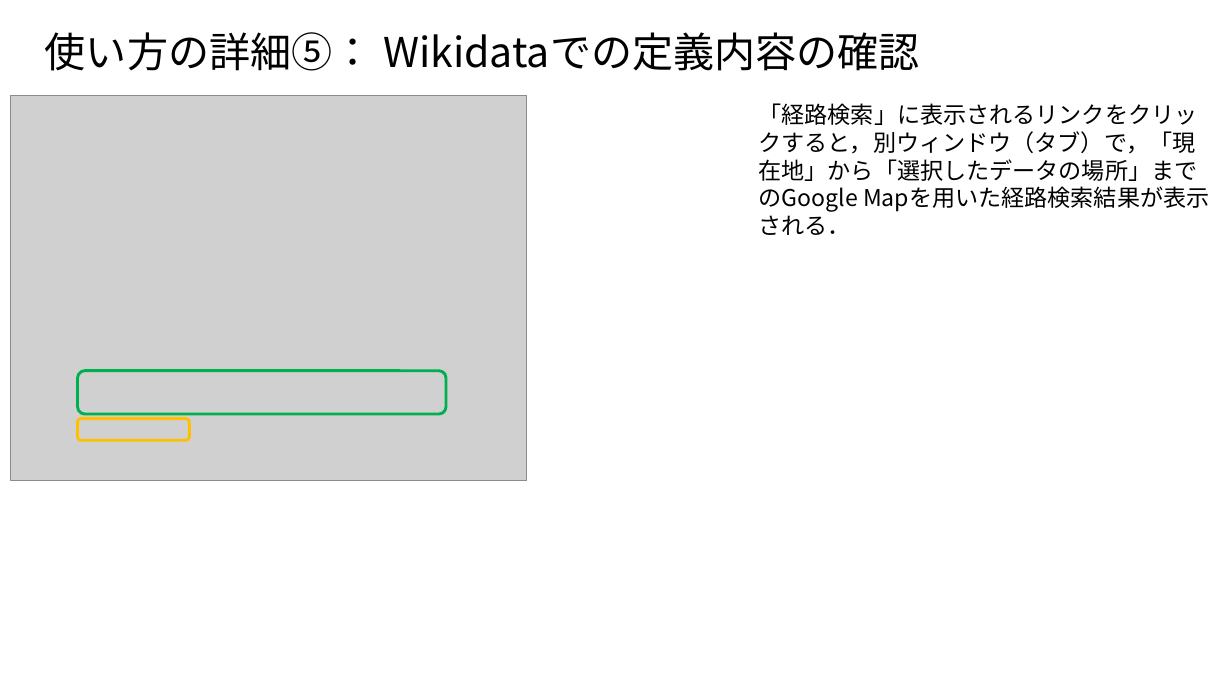
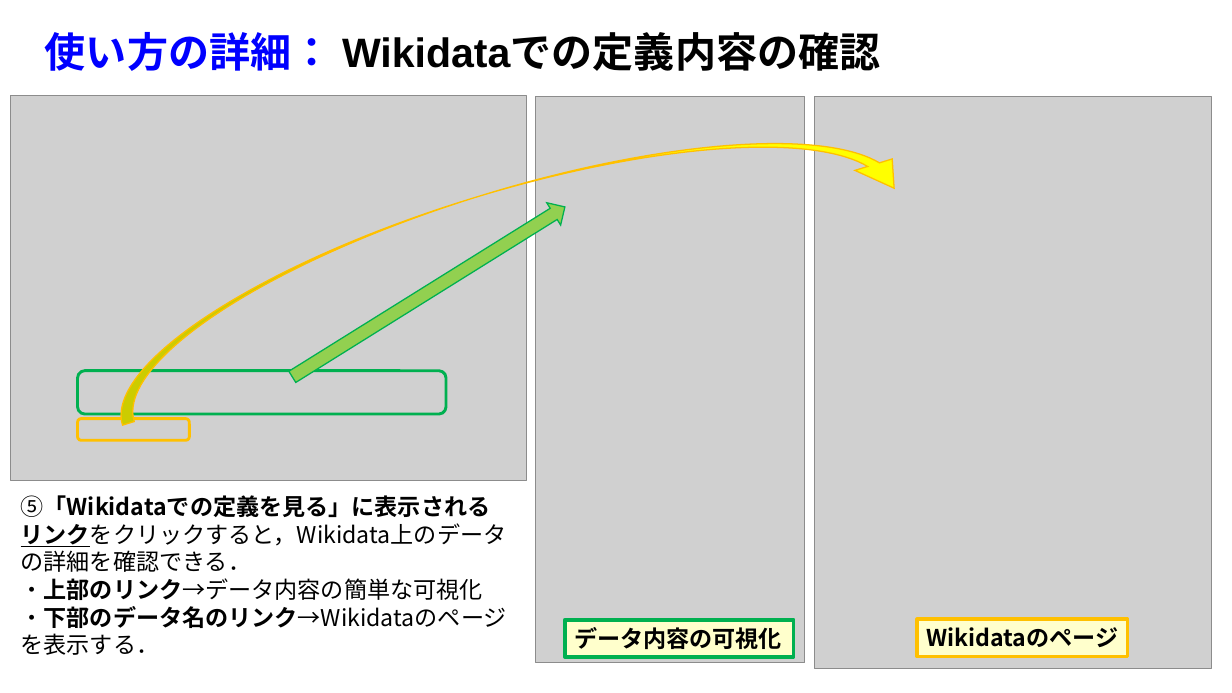
Before and after one commit to oecu-kozaki-lab/WikidataMapVIS, a slide deck: slide 6 of doc/WikidataMapVIS説明図.pptx (slide 7 before the commit). Drawn at 1232x693 pixels with LibreOffice and Linux fonts; fonts in the diff are those of the drawing; grey boxes stand for pictures. Boxes give left, top, right and bottom in pixels: in the first picture for what was removed or moved away, otherwise in the second. Text is boxed around its words. In the diff, an @@ line names an element or a change of style, - is before the commit and + after.

Commit message:
使い方の資料追加

```diff
--- a/doc/WikidataMapVIS説明図.pptx
+++ b/doc/WikidataMapVIS説明図.pptx
@@ title at bbox=[45, 32, 880, 71]: text changed; font Noto Sans CJK JP to Arial; bold on @@
-使い方の詳細⑤： Wikidataでの定義内容の確認
+使い方の詳細： Wikidataでの定義内容の確認
@@ curved down arrow added at bbox=[89, 73, 914, 426], fill #FFFF00, outline #FFC000 1 pt @@
@@ picture added at bbox=[536, 96, 806, 663] @@
@@ picture added at bbox=[814, 96, 1211, 668] @@
@@ right arrow added at bbox=[285, 196, 572, 388], fill #92D050, outline #00B050 1 pt @@
@@ text at bbox=[21, 495, 507, 655]: text changed @@
-「経路検索」に表示されるリンクをクリックすると，別ウィンドウ（タブ）で，「現在地」から「選択したデータの場所」までのGoogle Mapを用いた経路検索結果が表示される．
+⑤「Wikidataでの定義を見る」に表示される
+リンクをクリックすると，Wikidata上のデータの詳細を確認できる．
+・上部のリンク→データ内容の簡単な可視化
+・下部のデータ名のリンク→Wikidataのページ
+を表示する．
@@ rectangle added at bbox=[565, 620, 793, 657], fill #FFFFCC, outline #00B050 3 pt, 18 pt, text #000000, bold @@
+データ内容の可視化
@@ rectangle added at bbox=[918, 619, 1128, 656], fill #FFFFCC, outline #FFC000 3 pt, 18 pt, text #000000, bold @@
+Wikidataのページ
```
Also in this commit, not shown: 4 other slides changed, 2 slides added, 2 slides removed, 1 other file.
